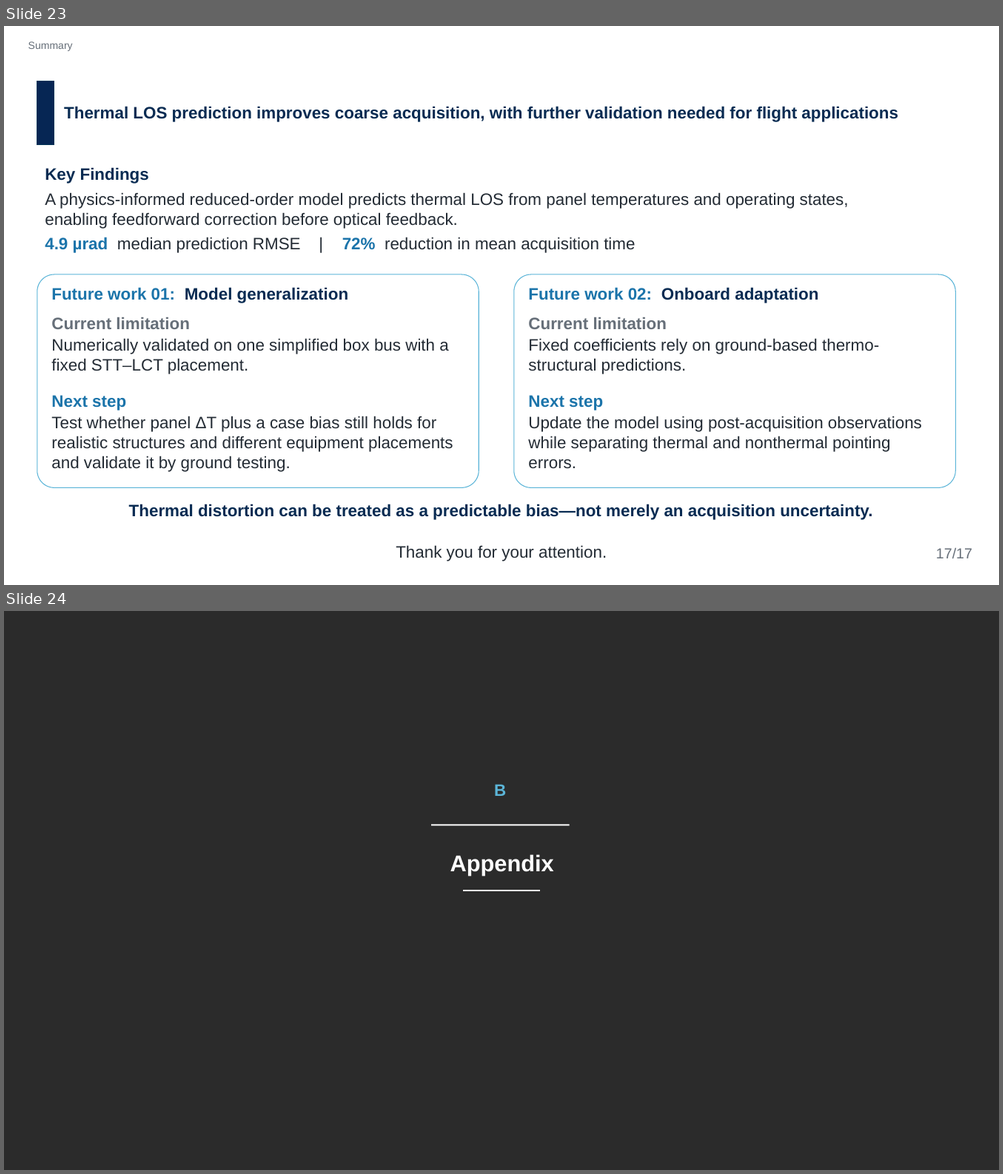
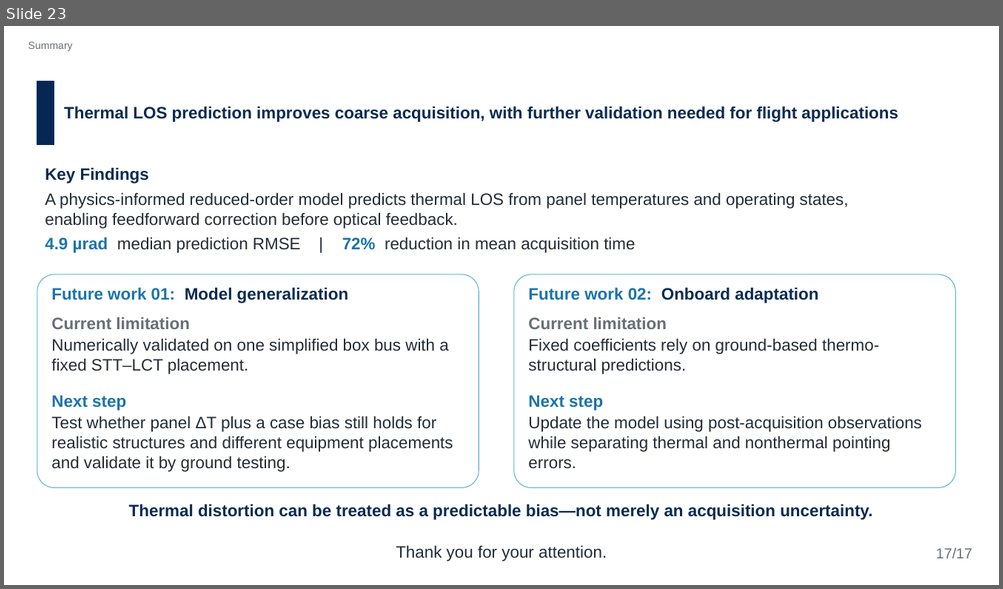
Before and after one commit to Hideki-1029/thermal-deformation-optcomm, a slide deck: papers/ICSO/slides/en_ICSO2026_slides_takamoto.pptx. Shown one above the other, each under a label of ours: slides 23 and 24 before the commit, slide 23 after it. The pictures are 1003x1174 and 1003x589 pixels, drawn with LibreOffice and Linux fonts; fonts in the diff are those of the drawing; background and template pictures are left out; a plain dark background stands for a picture behind light text. Boxes give left, top, right and bottom in pixels: in the first picture for what was removed or moved away, otherwise in the second. Text is boxed around its words. In the diff, an @@ line names an element or a change of style, - is before the commit and + after.

```diff
--- a/papers/ICSO/slides/en_ICSO2026_slides_takamoto.pptx
+++ b/papers/ICSO/slides/en_ICSO2026_slides_takamoto.pptx
@@ slide 24 removed at (4, 611, 999, 1170), background picture (left out) @@
@@ text removed at (494, 784, 506, 796) @@
-B
@@ rectangle removed at (431, 824, 569, 826) @@
@@ text removed at (450, 854, 554, 875) @@
-Appendix
@@ line removed from (464, 891) to (540, 891) @@
```
Also in this commit, not shown: 4 slides changed, 23 other slides removed, 2 other files.
